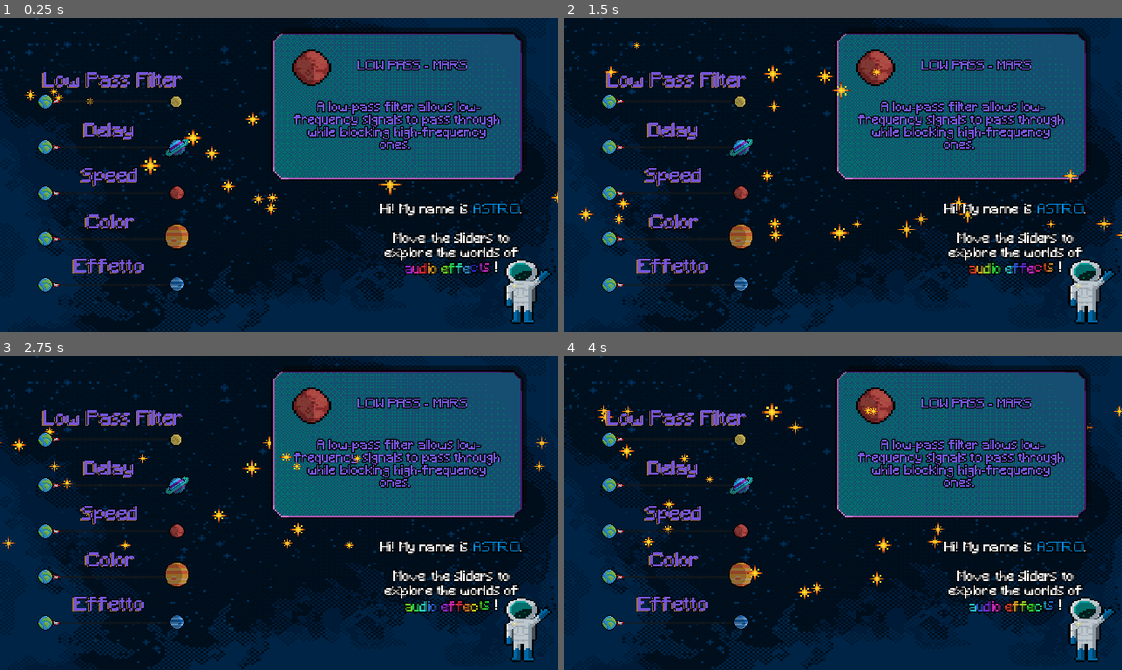
Above: before the commit, frames 1-4 (two rows, left to right).
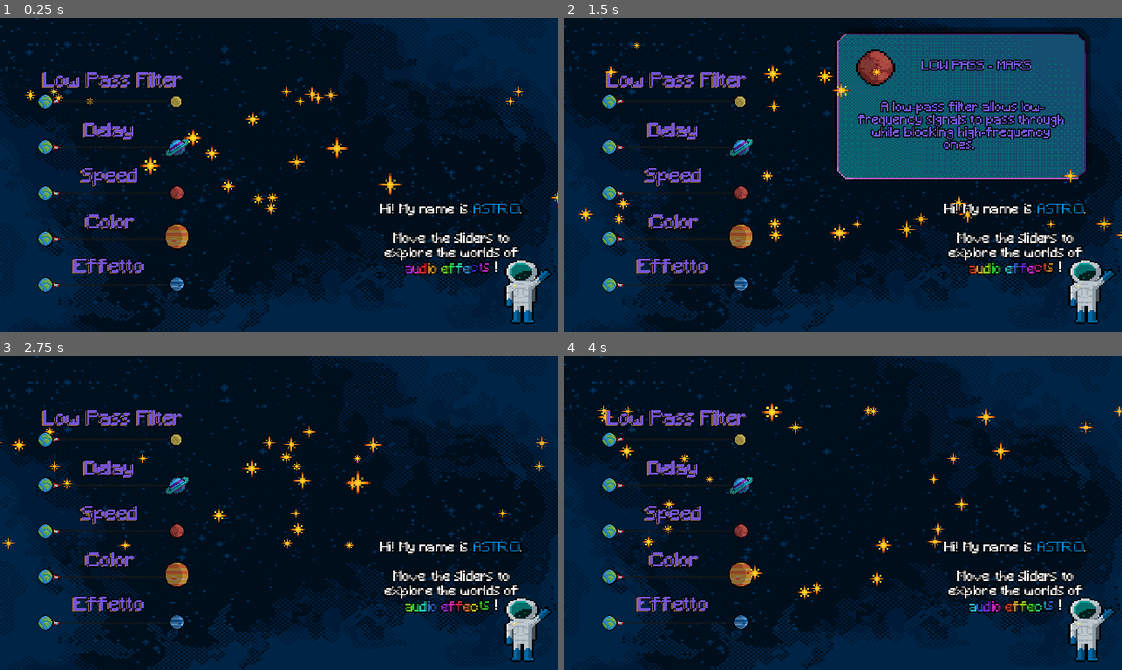
Above: after the commit, the same moments.

Repository: mengo1993/gianluandreeducationalgamejam
Game: Godot game, scene res://game.tscn
Two runs of this game, one before a commit and one after it. Both use one fixed random seed, a clock stepped at 60 frames per second and the inputs below. Sound files missing from this copy of the repository are replaced by a short silence.
Inputs (mouse positions are in pixels of both pictures, inside the frame that each line leads up to):
- Up to frame 1 (0.25 s): no input
- Up to frame 2 (1.5 s): move the mouse to (965, 159) at 0.52 s; move the mouse to (731, 190) at 1.27 s
- Up to frame 3 (2.75 s): move the mouse to (334, 443) at 2.02 s
- Up to frame 4 (4 s): move the mouse to (815, 575) at 2.77 s; move the mouse to (1010, 560) at 3.52 s

The runs differ from the first frame. In frame 1, 21% of the frame differs, in the area x 48-95%, y 3-52%; in frame 2, nothing differs; in frame 3, 21%; in frame 4, 21%.

Commit message:
pop up pamplets speed

Diff:
--- a/game.gd
+++ b/game.gd
@@ -1,5 +1,7 @@
 extends Node2D
 @onready var audio_main: AudioStreamPlayer2D = $Audio_Main
+@onready var slider_speed: HSlider = $"Control/Container_V_ Effects/sliderSpeed"
+@onready var pamplets: Control = $Pamplets
 
 # Your defined constants for particles (remains unchanged)
 const MIN_PARTICLES : int = 8
@@ -138,3 +140,18 @@
 			var new_cutoff_frequency = remap(value, min_slider_val, max_slider_val, min_cutoff_freq, max_cutoff_freq)
 
 			filter_effect.cutoff_hz = clampf(new_cutoff_frequency, min_cutoff_freq, max_cutoff_freq)
+
+
+
+
+
+
+
+
+###### POP UP PAMPLETS
+
+# speed slider
+func _on_slider_speed_mouse_entered() -> void:
+	pamplets.visible = true
+func _on_slider_speed_mouse_exited() -> void:
+	pamplets.visible = false
--- a/game.tscn
+++ b/game.tscn
@@ -27,6 +27,7 @@
 script = ExtResource("1_e2o6t")
 
 [node name="Pamplets" type="Control" parent="."]
+visible = false
 layout_mode = 3
 anchors_preset = 0
 offset_right = 640.0
@@ -446,6 +447,8 @@
 
 [connection signal="value_changed" from="Control/Container_V_ Effects/sliderLifetime" to="." method="_on_slider_lifetime_value_changed"]
 [connection signal="value_changed" from="Control/Container_V_ Effects/sliderAmount" to="." method="_on_slider_amount_value_changed"]
+[connection signal="mouse_entered" from="Control/Container_V_ Effects/sliderSpeed" to="." method="_on_slider_speed_mouse_entered"]
+[connection signal="mouse_exited" from="Control/Container_V_ Effects/sliderSpeed" to="." method="_on_slider_speed_mouse_exited"]
 [connection signal="value_changed" from="Control/Container_V_ Effects/sliderSpeed" to="." method="_on_slider_speed_value_changed"]
 [connection signal="value_changed" from="Control/Container_V_ Effects/sliderColor" to="." method="_on_slider_color_value_changed"]
 [connection signal="value_changed" from="Control/Container_V_ Effects/sliderColor2" to="." method="_on_slider_color_value_changed"]
